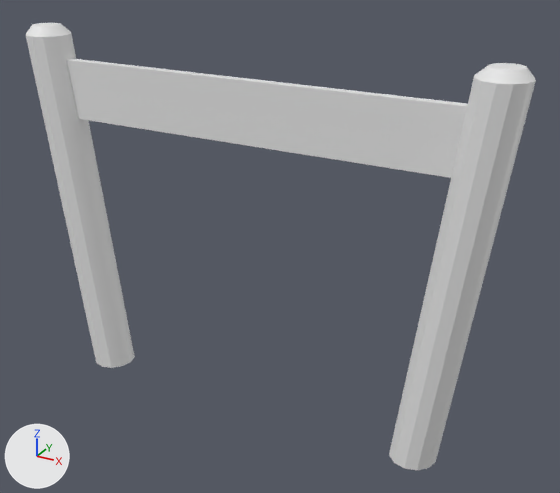
An edit to the Blender file Assets/Models/Goal Gate/Bld_GoalGate.blend, drawn before and after from the same camera.
Both versions are drawn from a 50 mm lens placed at (3.96, -6.47, 5.29), pointed at (0.33, 0.15, 1.98). The axes (+X, +Y, +Z) are drawn at lower left. The lights are the same throughout. The picture after the commit comes second. Materials are left out; every surface is plain grey.

Objects in the first picture: 'Goal Gate'.
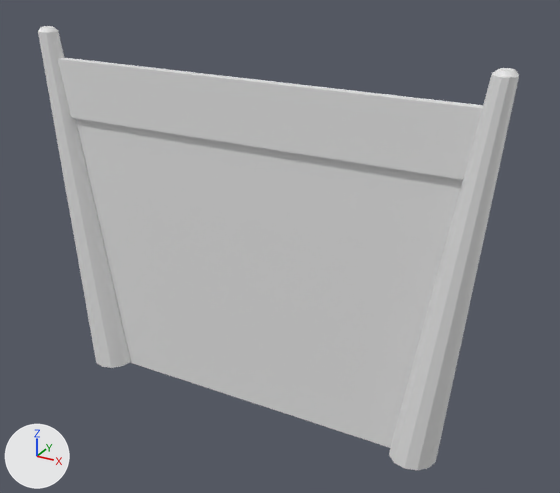
What differs and where, as boxes [x1, y1, x2, y2] in the pictures (560 x 493 px):
'Portal Plane', added: after [75, 118, 463, 448]
'Goal Gate', reshaped: before [26, 23, 536, 470]; after [38, 26, 519, 470]

The change, as a list of edits to the scene's bpy script:
```text
Change me_cylinder:
    used by ob_goal_gate; location = (0.0, 0.0, 0.0)
    remove me_cylinder.from_pydata(...)  # 44 vertices, 31 faces; spans x -2.75..0.0, y -0.25..0.25, z 0.0..4.09
    add me_cylinder.from_pydata(...)  # 44 vertices, 31 faces; spans x -2.62..0.0, y -0.25..0.25, z 0.0..4.07
    me_cylinder part 1: all 24 vertices in x -2.75..-2.25, y -0.25..0.25, z 4.0..4.09 are scaled about their middle by 0.444
Add me_plane:
    me_plane.from_pydata([(-1.98, 0.0, -0.01), (1.98, 0.0, -0.01), (-2.36, 0.0, 3.19), (2.36, 0.0, 3.19)], [], [(0, 1, 3, 2)])
Add ob_portal_plane:
    ob_portal_plane = bpy.data.objects.new('Portal Plane', me_plane)
    ob_portal_plane.location = (0.0, 0.0, 0.0)
```
